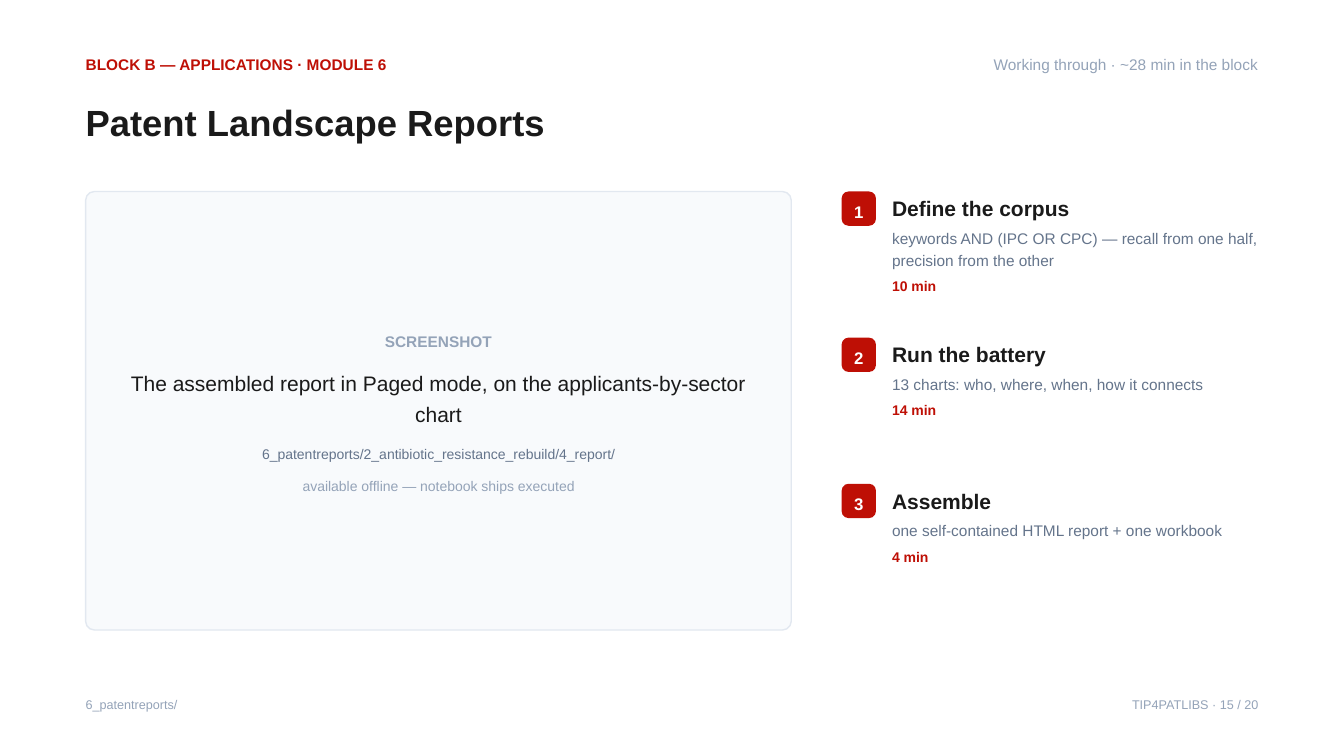
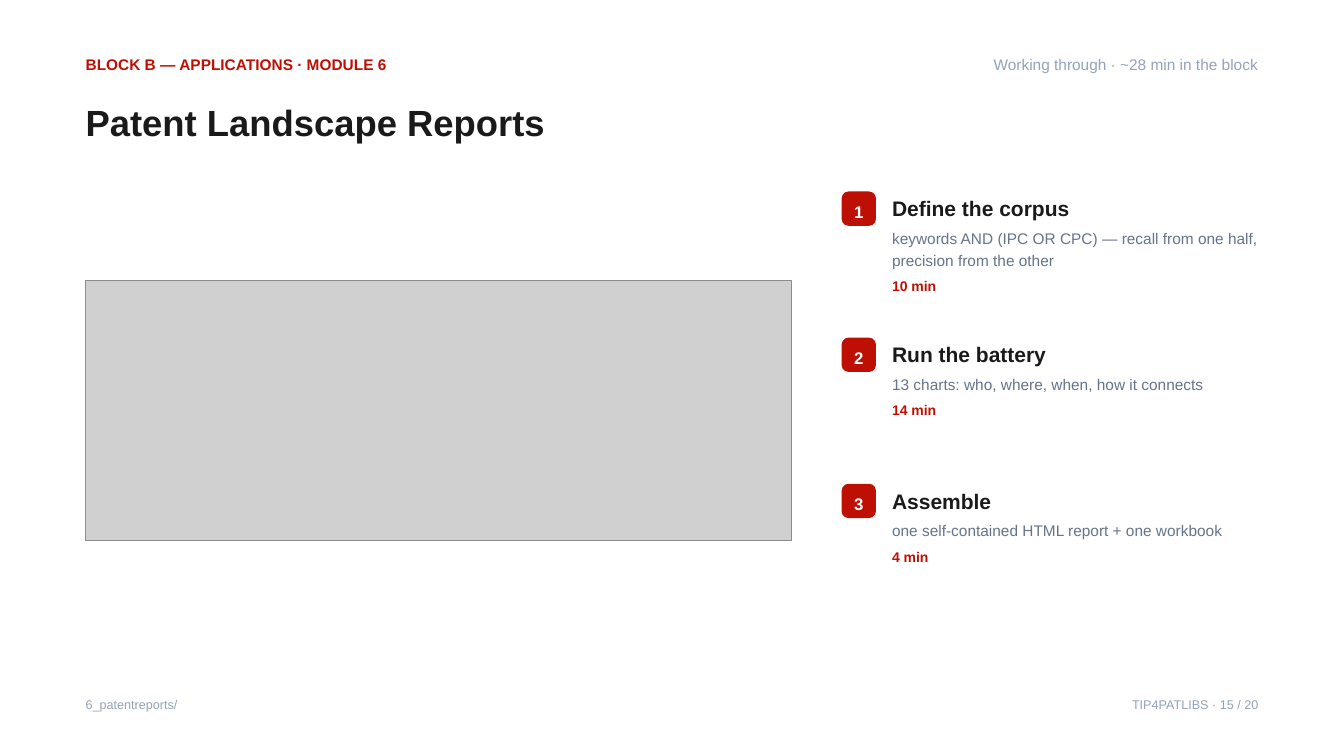
Before and after one commit to mtcberlin/epo-tip4patlibs, a slide deck: slide 15 of 9_documentation/course/TIP4PATLIBS_workshop.pptx. Drawn at 1344x756 pixels with LibreOffice and Linux fonts; fonts in the diff are those of the drawing; grey boxes stand for pictures. Boxes give left, top, right and bottom in pixels: in the first picture for what was removed or moved away, otherwise in the second. Text is boxed around its words. In the diff, an @@ line names an element or a change of style, - is before the commit and + after.

```diff
--- a/9_documentation/course/TIP4PATLIBS_workshop.pptx
+++ b/9_documentation/course/TIP4PATLIBS_workshop.pptx
@@ rounded rectangle removed at [86,192,791,630] @@
-SCREENSHOT
-The assembled report in Paged mode, on the applicants-by-sector chart
-6_patentreports/2_antibiotic_resistance_rebuild/4_report/
-available offline — notebook ships executed
@@ picture added at [86,280,791,540] @@
```
Also in this commit, not shown: 2 other slides changed, 6 other files.
